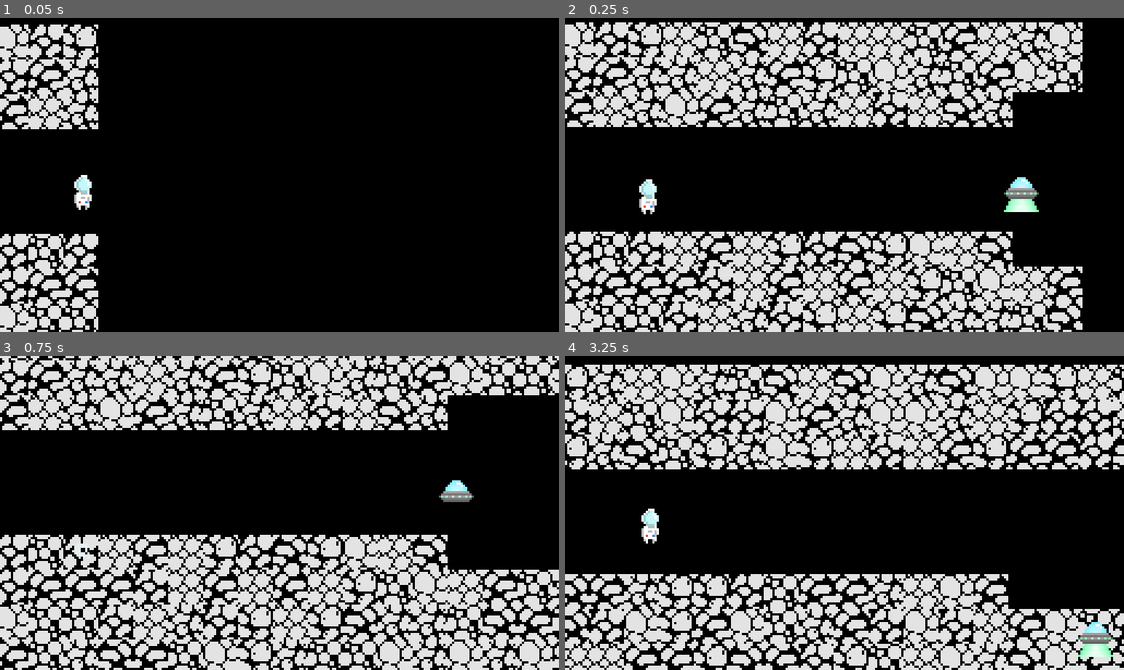
Above: before the commit, frames 1-4 (two rows, left to right).
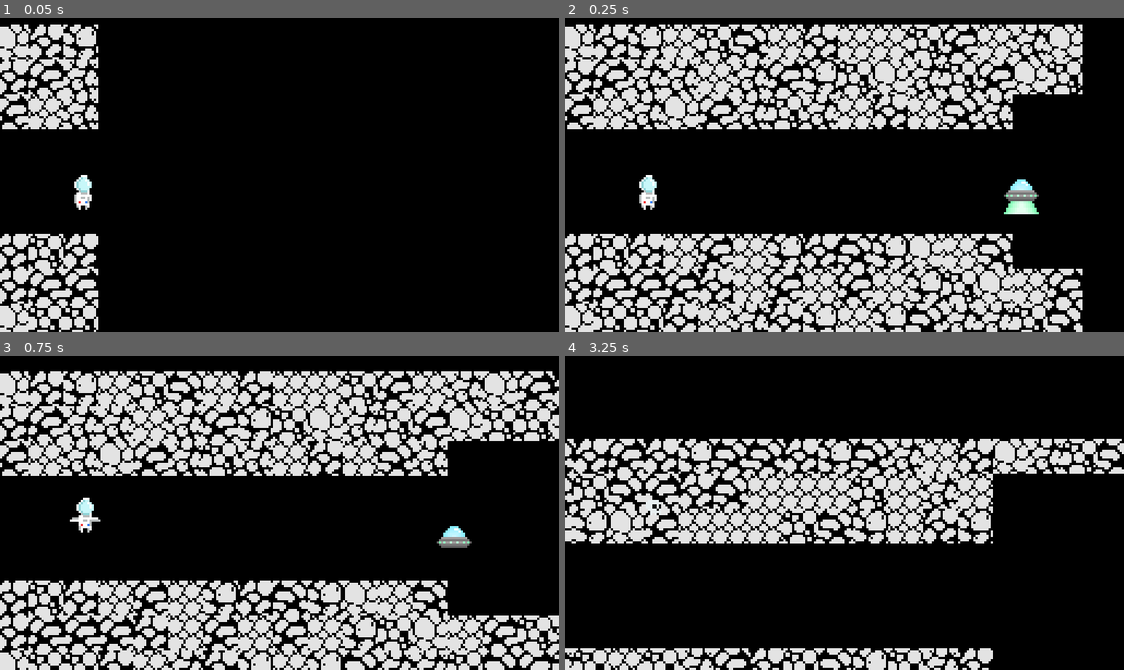
Above: after the commit, the same moments.

Repository: LucasAnacleto/space-conquer
Game: Godot game, scene res://scenes/space/Space.tscn
Two runs of this game, one before a commit and one after it. Both use one fixed random seed, a clock stepped at 60 frames per second and the inputs below.
Inputs (mouse positions are in pixels of both pictures, inside the frame that each line leads up to):
- Up to frame 1 (0.05 s): no input
- Up to frame 2 (0.25 s): no input
- Up to frame 3 (0.75 s): move the mouse to (402, 497) at 0.52 s; press the mouse at (402, 497) at 0.53 s
- Up to frame 4 (3.25 s): move the mouse to (732, 528) at 1.27 s; release the mouse at (732, 528) at 1.28 s; click (732, 528) at 1.35 s; move the mouse to (900, 443) at 2.02 s; hold Space (shot) 2.03-2.78 s; click (900, 443) at 2.3 s; move the mouse to (816, 575) at 2.77 s; click (816, 575) at 2.85 s

Frame 1 is identical in both runs. In frame 2, 20% of the frame differs, in the area x 0-93%, y 1-100%; in frame 3, 43%; in frame 4, 50%, in the area x 0-100%, y 2-100%.

Commit message:
mode, static initial

Diff:
--- a/scenes/player/Player.tscn
+++ b/scenes/player/Player.tscn
@@ -31,6 +31,7 @@
 } ]
 
 [node name="Player" type="RigidBody2D"]
+mode = 1
 script = ExtResource( 17 )
 
 [node name="CollisionShape2D" type="CollisionShape2D" parent="."]
--- a/script/Player/players.gd
+++ b/script/Player/players.gd
@@ -25,6 +25,7 @@
 			restart_timer()
 
 func on_touch():
+	mode = RigidBody2D.MODE_RIGID
 	apply_impulse(Vector2(0, 0), Vector2(0, -70))
 	apply_impulse(Vector2(0, 0), Vector2(10, 0))
 
